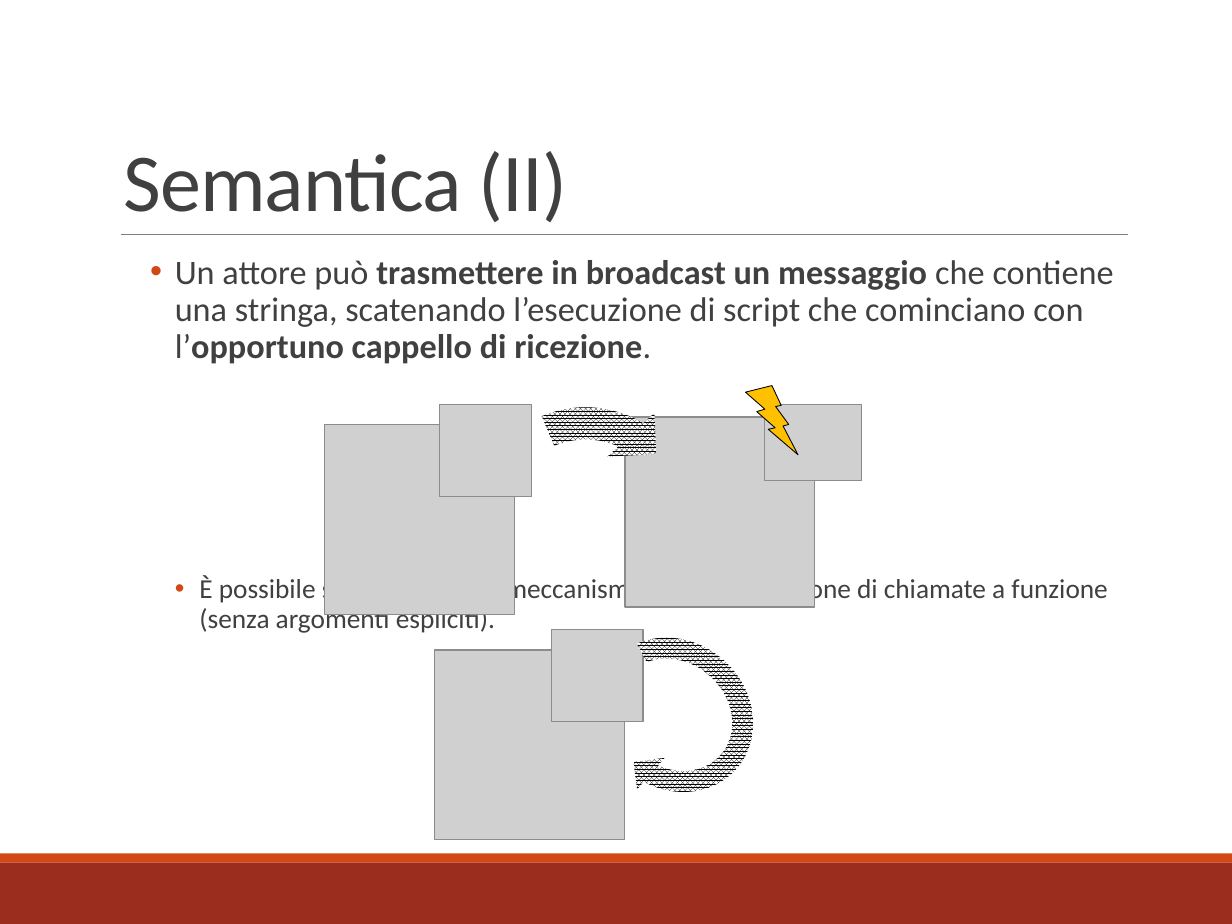
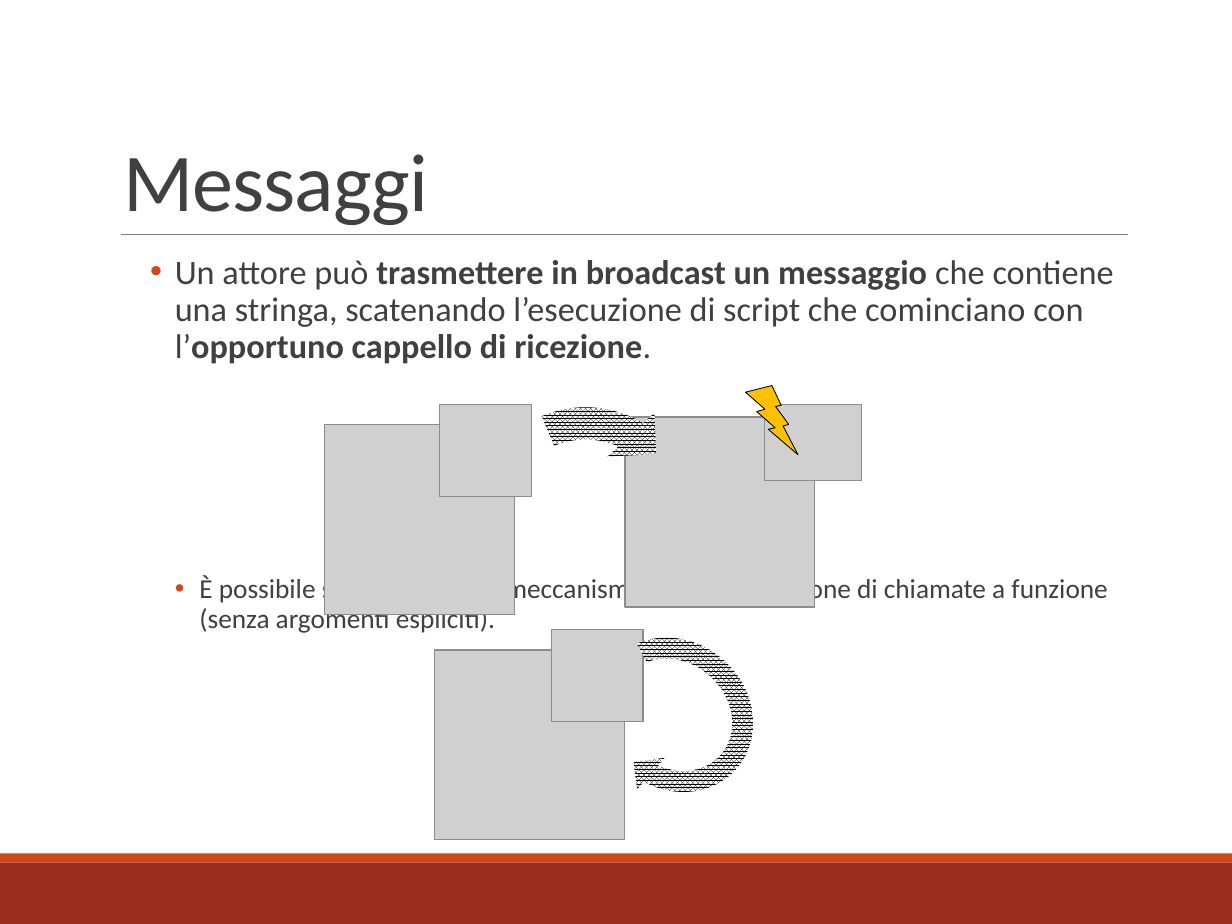
Before and after one commit to mbosc/scartch, a slide deck: slide 11 of Presentazione.pptx (slide 10 before the commit). Drawn at 1232x924 pixels with LibreOffice and Linux fonts; fonts in the diff are those of the drawing; grey boxes stand for pictures. Boxes give left, top, right and bottom in pixels: in the first picture for what was removed or moved away, otherwise in the second. Text is boxed around its words. In the diff, an @@ line names an element or a change of style, - is before the commit and + after.

```diff
--- a/Presentazione.pptx
+++ b/Presentazione.pptx
@@ title at [123,154,428,225]: text changed @@
-Semantica (II)
+Messaggi
```
Also in this commit, not shown: 13 other slides changed, 1 slide added.
